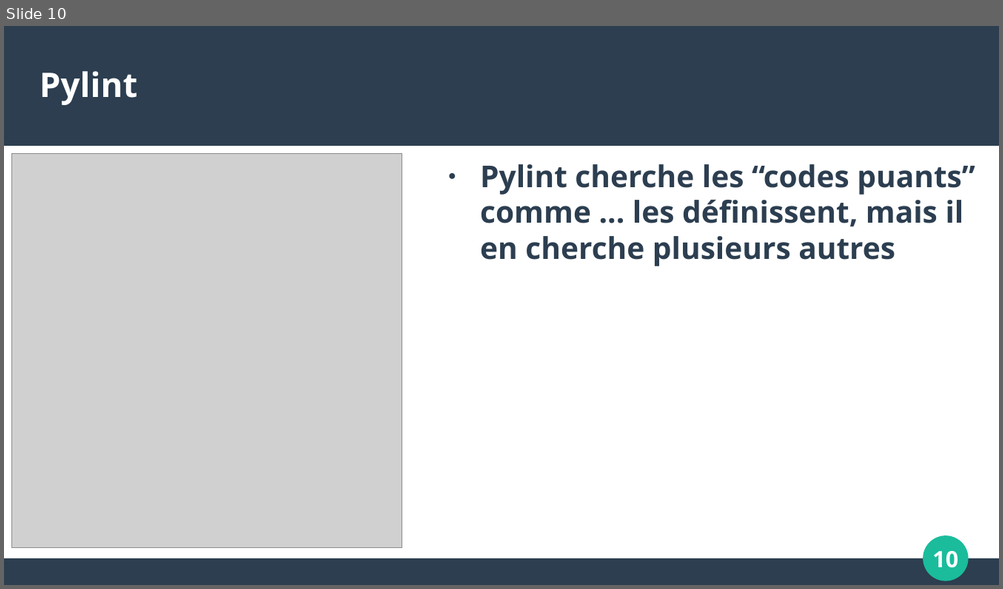
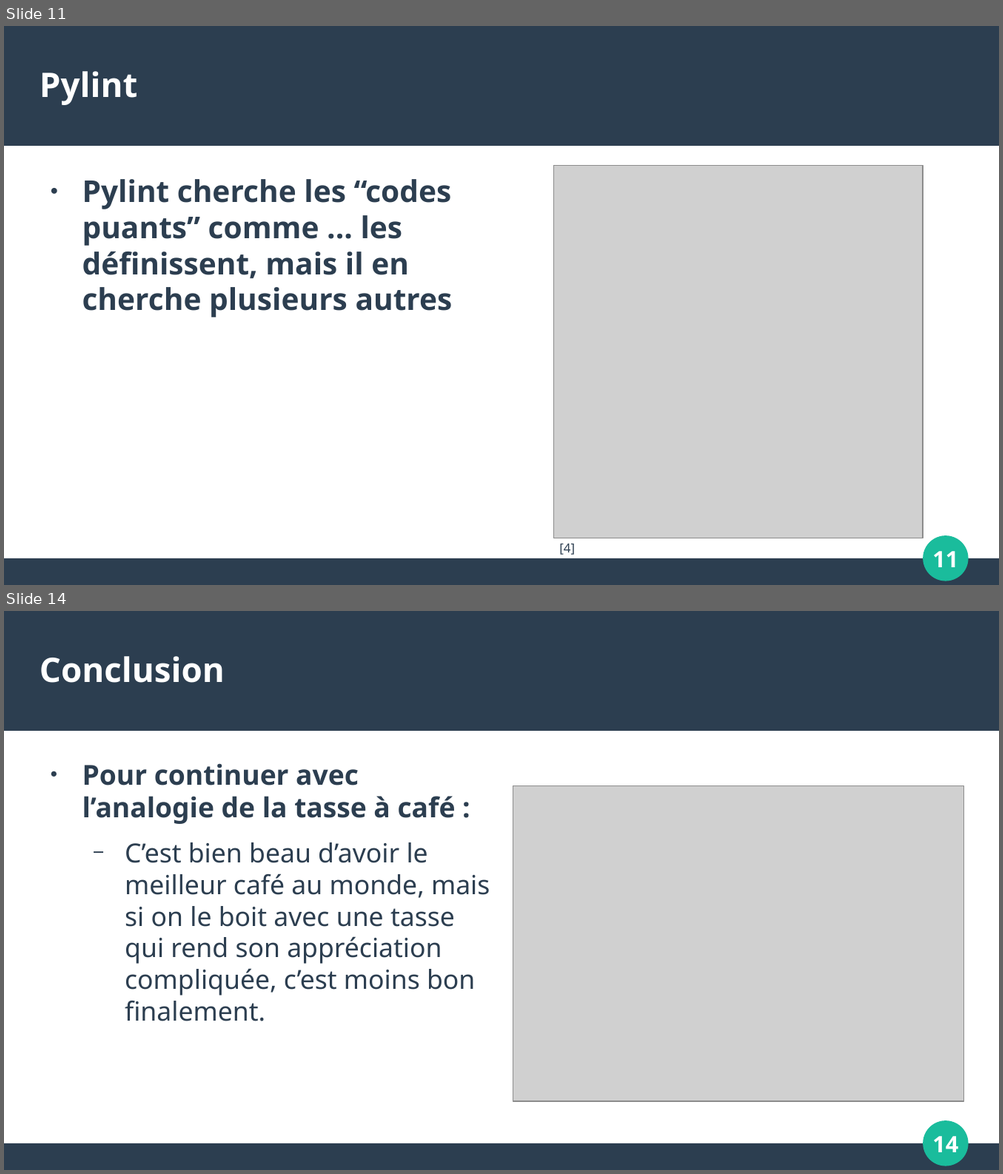
Before and after one commit to umontreal-diro/IFT3913, a slide deck: presentations/Semaine7/ClaudericDeRoy/presentation.odp. Shown one above the other, each under a label of ours: slide 10 before the commit, slides 11 and 14 after it; the slides between them are not shown. The pictures are 1003x589 and 1003x1174 pixels, drawn with LibreOffice and Linux fonts; fonts in the diff are those of the drawing; grey boxes stand for pictures. Boxes give left, top, right and bottom in pixels: in the first picture for what was removed or moved away, otherwise in the second. Text is boxed around its words. In the diff, an @@ line names an element or a change of style, - is before the commit and + after.

```diff
--- a/presentations/Semaine7/ClaudericDeRoy/presentation.odp
+++ b/presentations/Semaine7/ClaudericDeRoy/presentation.odp
@@ slide 14 added at (x1=4, y1=611, x2=999, y2=1170), background #FFFFFF; not listed: 4 template elements that a slide beside it also shows @@
@@ title added at (x1=40, y1=656, x2=225, y2=683), 27 pt, text #FFFFFF, bold @@
+Conclusion
@@ text added at (x1=82, y1=763, x2=489, y2=1022), 21 pt, text #2C3E50 @@
+● Pour continuer avec l’analogie de la tasse à café :
+  − C’est bien beau d’avoir le meilleur café au monde, mais si on le boit avec une tasse qui rend son appréciation compliquée, c’est moins bon finalement.
@@ picture added at (x1=513, y1=786, x2=963, y2=1102) @@
@@ what was slide 10 is now slide 11 @@
@@ slide 11 changed as well @@
@@ text "Pylint cherche les “codes puants” ..." rewrapped from (x1=480, y1=164, x2=975, y2=266) to (x1=82, y1=179, x2=452, y2=318) @@
@@ picture resized from (x1=12, y1=154, x2=402, y2=548) to (x1=554, y1=166, x2=923, y2=539) @@
@@ text added at (x1=559, y1=544, x2=575, y2=555), 10 pt, text #2C3E50 @@
+[4]
@@ page number at (x1=932, y1=551, x2=958, y2=568): text changed @@
-10
+11
```
Also in this commit, not shown: 8 other slides changed, 6 other slides added, 2 slides removed, 8 other files.
